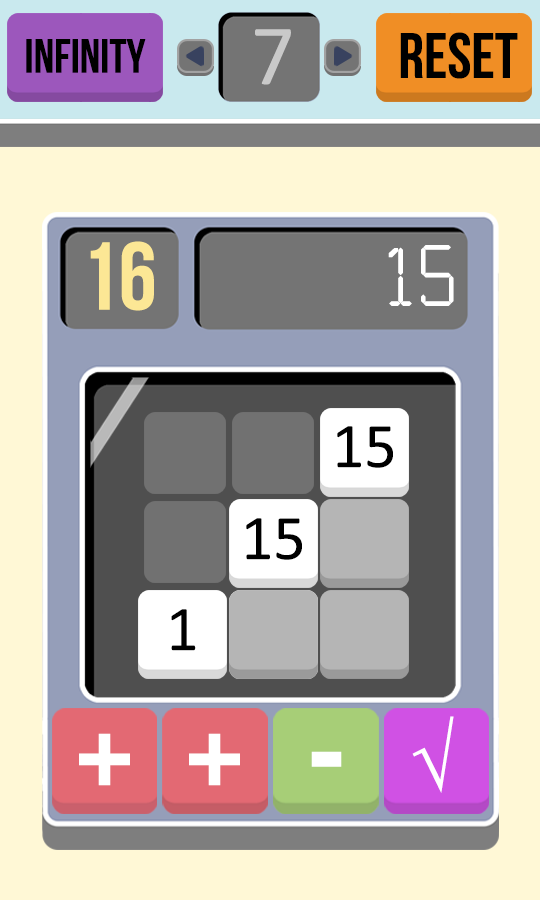
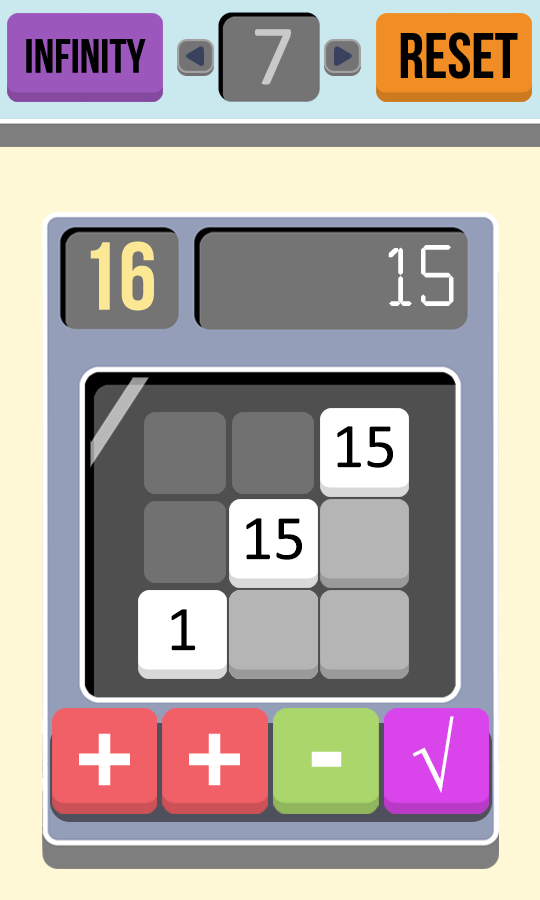
Before/after of a 540×900 layered artwork. What changed in the layer stack:
"Layer 3 copy 3": opacity 85% → 100%, blend overlay → normal over [52, 708, 157, 814]
"Layer 3 copy 2": opacity 85% → 100% over [162, 708, 268, 814]
"Layer 3 copy": opacity 85% → 100% over [273, 708, 379, 814]
"Layer 3": opacity 85% → 100% over [384, 708, 489, 814]
added layer "Rounded Rectangle 2" in group "Operators" over [50, 723, 492, 822]
painted on "Layer 1" over [42, 811, 499, 869]
